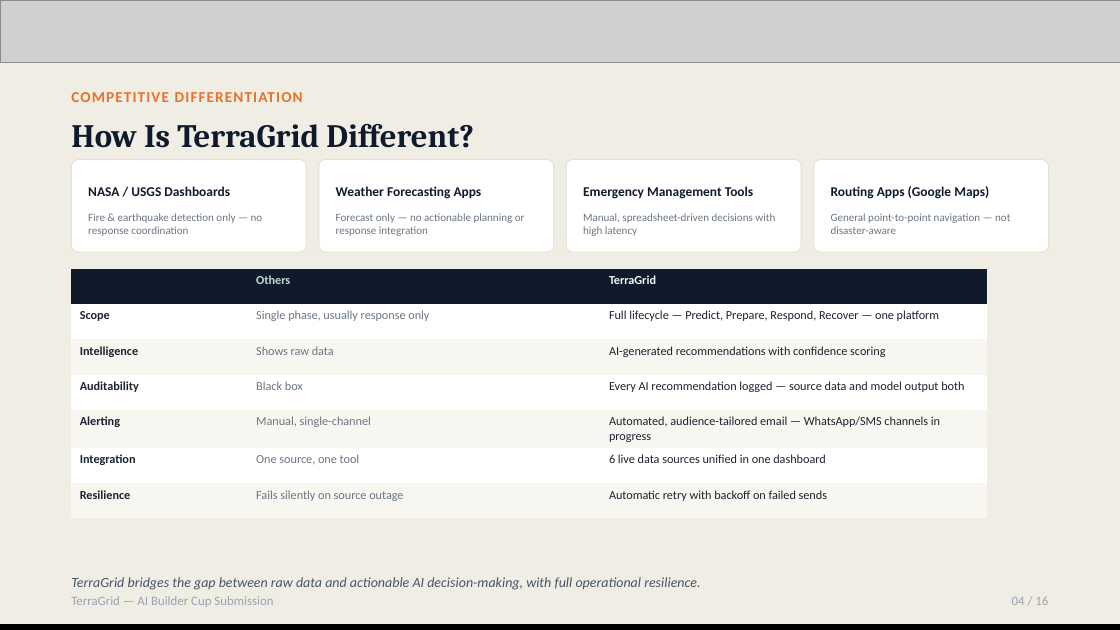
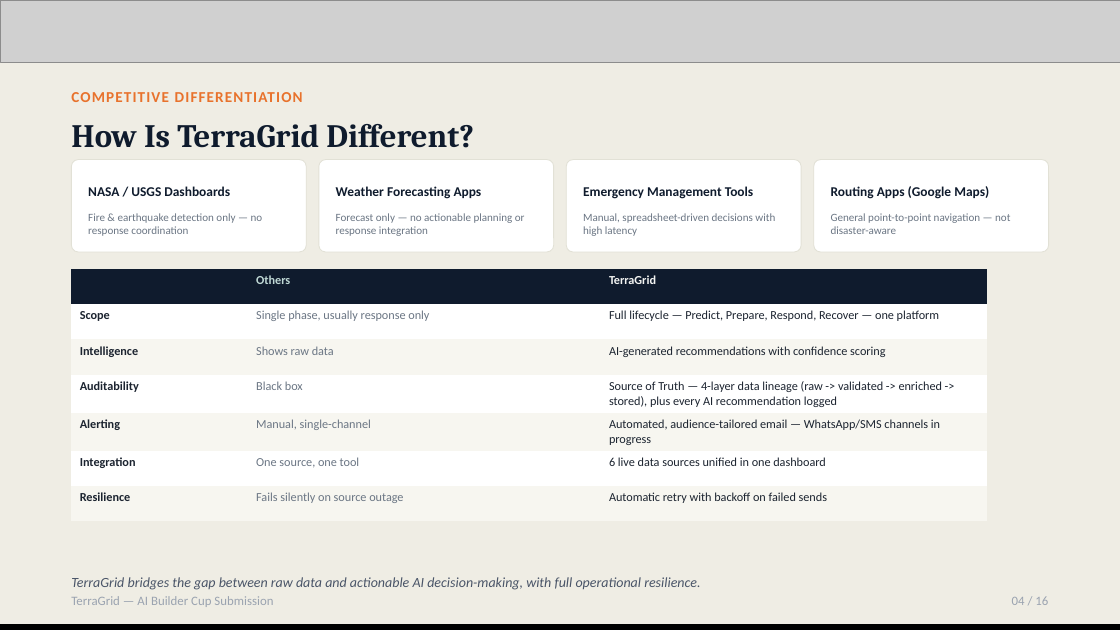
Before and after one commit to sandeshshinde284-bit/terragrid-platform, a slide deck: slide 4 of docs/PPT/TerraGrid_AI_Builder_Cup_Submission_copilot_terragrid.pptx. Drawn at 1120x630 pixels with LibreOffice and Linux fonts; fonts in the diff are those of the drawing; grey boxes stand for pictures. Boxes give left, top, right and bottom in pixels: in the first picture for what was removed or moved away, otherwise in the second. Text is boxed around its words. In the diff, an @@ line names an element or a change of style, - is before the commit and + after.

```diff
--- a/docs/PPT/TerraGrid_AI_Builder_Cup_Submission_copilot_terragrid.pptx
+++ b/docs/PPT/TerraGrid_AI_Builder_Cup_Submission_copilot_terragrid.pptx
@@ table at <box>71,269,987,507</box> @@
-row 4, column 3: Every AI recommendation logged — source data and model output both
+row 4, column 3: Source of Truth — 4-layer data lineage (raw -> validated -> enriched -> stored), plus every AI recommendation logged
```
Also in this commit, not shown: 2 other slides changed.
